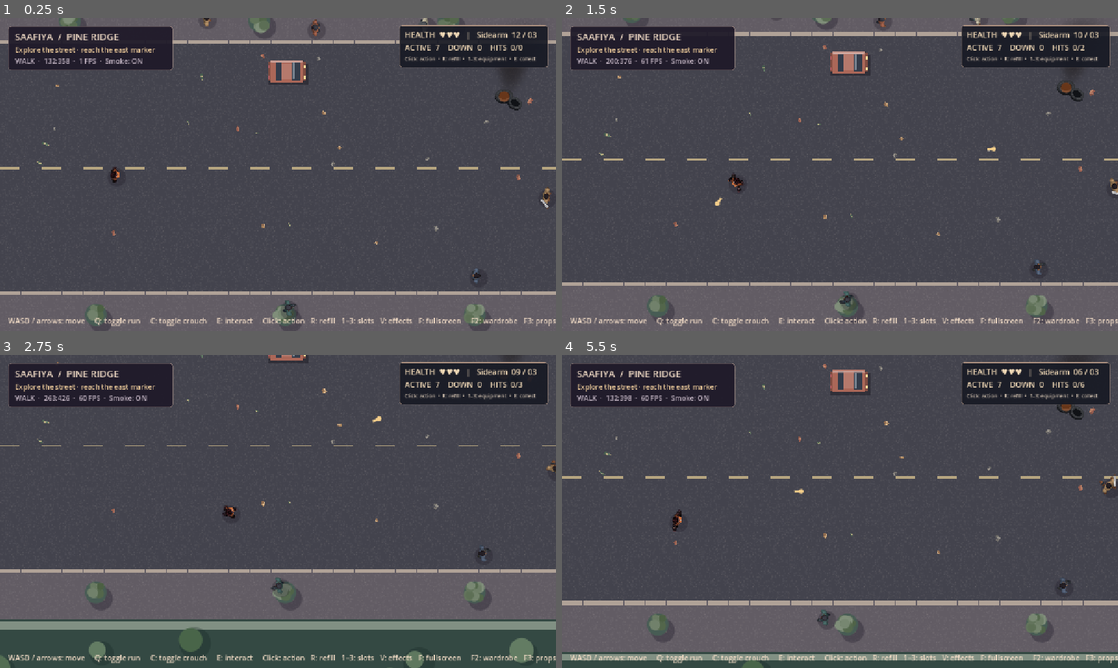
Above: before the commit, frames 1-4 (two rows, left to right).
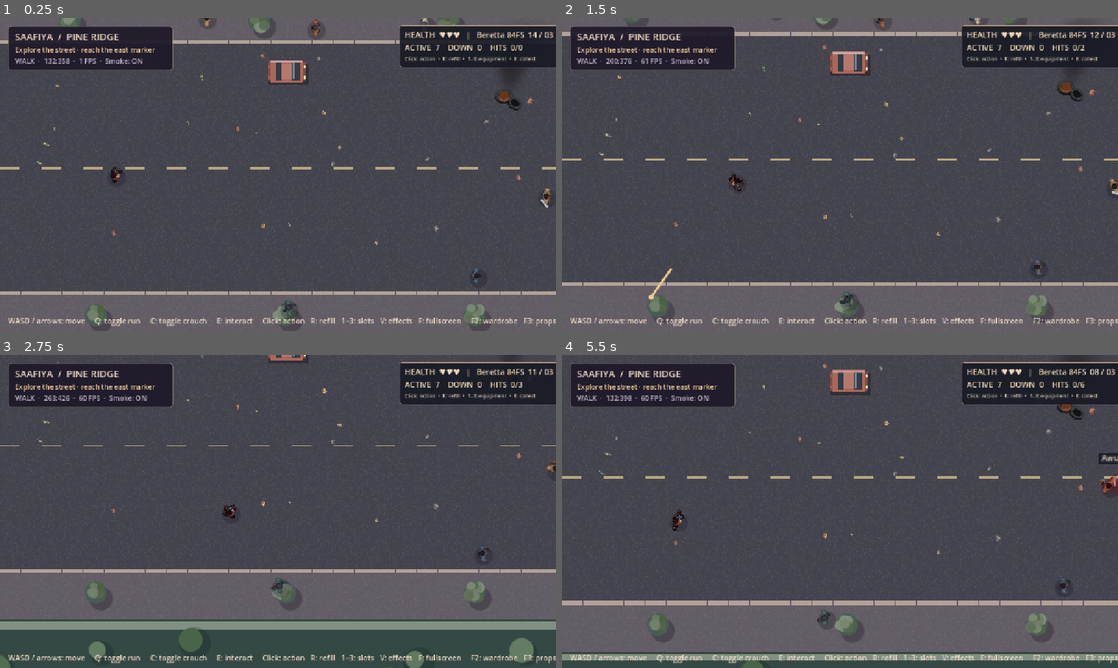
Above: after the commit, the same moments.

Repository: cryogenized-spec/Pineridge-Crisis-Saafiya-s-Revenge
Game: Godot game, scene res://scenes/main.tscn
Two runs of this game, one before a commit and one after it. Both use one fixed random seed, a clock stepped at 60 frames per second and the inputs below.
Inputs (mouse positions are in pixels of both pictures, inside the frame that each line leads up to):
- Up to frame 1 (0.25 s): no input
- Up to frame 2 (1.5 s): tap Enter at 0.5 s; move the mouse to (962, 158) at 0.52 s; hold Right 0.53-1.28 s; tap R at 0.6 s; click (962, 158) at 0.67 s; tap 1 at 0.8, 1.35 s; move the mouse to (728, 190) at 1.27 s; hold Down from 1.28 s (still down); click (728, 190) at 1.42 s
- Up to frame 3 (2.75 s): tap 2 at 1.55, 2.1 s; move the mouse to (333, 442) at 2.02 s; release Down at 2.03 s; hold Right from 2.03 s (still down); click (333, 442) at 2.17 s; tap 3 at 2.3 s
- Up to frame 4 (5.5 s): move the mouse to (812, 574) at 2.77 s; release Right at 2.78 s; hold Up 2.78-3.53 s; tap 3 at 2.85, 5.3 s; click (812, 574) at 2.92 s; tap R at 3.05, 3.6 s; move the mouse to (1006, 558) at 3.52 s; hold Left 3.53-5.03 s; click (1006, 558) at 3.67 s; tap 1 at 3.8, 4.35 s; move the mouse to (673, 464) at 4.27 s; click (673, 464) at 4.42 s; tap 2 at 4.55, 5.1 s; move the mouse to (867, 511) at 5.02 s; hold Down from 5.03 s (still down); click (867, 511) at 5.17 s

The runs differ from the first frame. In frame 1, 0.4% of the frame differs, in the area x 20-100%, y 2-50%; in frame 2, 0.5%; in frame 3, 0.4%; in frame 4, 0.6%, in the area x 20-100%, y 2-53%.

Commit message:
Wire left-handed 84FS visuals, CZ and AK audio events, and legacy NPC callouts

Diff:
--- a/scripts/character_feedback.gd
+++ b/scripts/character_feedback.gd
@@ -5,6 +5,8 @@
 var state: State = State.IDLE
 var time := 0.0
 var alert := ""
+var caption := ""
+var caption_time := 0.0
 var alert_time := 0.0
 var marked := false
 var blood_enabled := true
@@ -23,16 +25,24 @@
 	alert = symbol if symbol in ["?","!"] else ""
 	alert_time = 1.8 if not alert.is_empty() else 0.0
 
+func show_caption(value: String) -> void:
+	caption = value
+	caption_time = 1.35
+	queue_redraw()
+
 func reset() -> void:
 	select(State.IDLE)
 	carried = false
 	marked = false
 	alert = ""
 	alert_time = 0.0
+	caption = ""
+	caption_time = 0.0
 
 func advance(delta: float) -> void:
 	time += delta
 	alert_time = maxf(0.0,alert_time-delta)
+	caption_time = maxf(0.0,caption_time-delta)
 	if state == State.PICKUP and time >= LENGTHS[State.PICKUP]:
 		select(State.CARRY)
 	elif state == State.SET_DOWN and time >= LENGTHS[State.SET_DOWN]:
@@ -78,3 +88,10 @@
 		draw_circle(center,6.5,Color(0.10,0.11,0.15,0.92*alpha),true,-1,true)
 		draw_arc(center,6.5,0,TAU,32,Color(0.87,0.74,0.47,alpha),0.7,true)
 		draw_string(ThemeDB.fallback_font,center+Vector2(-3.2,3.5),alert,HORIZONTAL_ALIGNMENT_LEFT,-1,11,Color(0.96,0.86,0.67,alpha))
+
+	if caption_time > 0.0 and not caption.is_empty():
+		var fade := clampf(caption_time * 2.8,0.0,1.0)
+		var width := maxf(25.0,float(caption.length())*5.7)
+		var pos := Vector2(-width*0.5,-38.0)
+		draw_rect(Rect2(pos,Vector2(width,12)),Color(0.10,0.10,0.15,fade*0.86),true)
+		draw_string(ThemeDB.fallback_font,pos+Vector2(3,9),caption,HORIZONTAL_ALIGNMENT_LEFT,-1,9,Color(0.97,0.91,0.81,fade))
--- a/scripts/encounter.gd
+++ b/scripts/encounter.gd
@@ -6,9 +6,10 @@
 const Props = preload("res://scripts/prop_library.gd")
 const BLOOD_STAIN = preload("res://assets/fx/blood_stain.svg")
 const Audio = preload("res://scripts/preview_audio.gd")
+const WeaponVisual = preload("res://scripts/weapon_visual.gd")
 const KIT := [
-	{"name":"Sidearm","size":12,"interval":0.24,"travel":420.0},
-	{"name":"Backup","size":10,"interval":0.31,"travel":400.0},
+	{"name":"Beretta 84FS","size":13,"interval":0.24,"travel":2400.0},
+	{"name":"CZ 75 P-07","size":12,"interval":0.31,"travel":2200.0},
 	{"name":"Long arm","size":24,"interval":0.14,"travel":490.0}
 ]
 const ROLES := {
@@ -22,6 +23,8 @@
 var avatar: Node2D
 var street: Node2D
 var audio: Node
+var held_visual: Node2D
+var shout_cooldown := 0.0
 var rng := RandomNumberGenerator.new()
 var actors: Array[Dictionary] = []
 var shots: Array[Dictionary] = []
@@ -34,7 +37,7 @@
 var cooldown := 0.0
 var reload_clock := 0.0
 var slot := 0
-var rounds := [12,10,24]
+var rounds := [14,12,24]
 var spares := [3,1,1]
 var unlocked := [true,false,false]
 var shots_fired := 0
@@ -55,6 +58,10 @@
 	rng.seed = 4872011
 	audio = Audio.new()
 	add_child(audio)
+	held_visual = WeaponVisual.new()
+	held_visual.configure(avatar)
+	held_visual.z_index = 6
+	add_child(held_visual)
 	spawn_group(false)
 	make_hud()
 	smoke_test = "--encounter-smoke" in OS.get_cmdline_user_args()
@@ -103,7 +110,7 @@
 		"max":int(ROLES[kind]["life"]),"alerted":false,
 		"cooldown":rng.randf_range(0.4,1.3),"attack":0.0,
 		"reaction":0.0,"wander":rng.randf_range(0,TAU),
-		"origin":at,"down":false,"visible_prop":true
+		"origin":at,"down":false,"visible_prop":true,"flee_said":false
 	})
 
 func make_hud() -> void:
@@ -177,6 +184,8 @@
 	if number < 0 or number >= KIT.size() or not unlocked[number]:
 		return
 	slot = number
+	if is_instance_valid(held_visual):
+		held_visual.choose_slot(slot)
 	reload_clock = 0.0
 	audio.play_cue("pickup")
 	update_hud()
@@ -187,8 +196,8 @@
 		return
 	if reload_clock > 0.0 or spares[slot] <= 0 or rounds[slot] >= int(KIT[slot]["size"]):
 		return
-	reload_clock = 1.0
-	audio.play_cue("pickup")
+	reload_clock = 1.35 if slot == 2 else 1.0
+	audio.play_cue("akm_reload" if slot == 2 else "beretta_reload" if slot == 0 else "cz75_reload")
 
 func fire_player() -> void:
 	if finished or player_hp <= 0 or cooldown > 0.0 or reload_clock > 0.0:
@@ -203,12 +212,14 @@
 	if heading.length_squared() < 0.01:
 		heading=Vector2.RIGHT
 	add_shot(avatar.position+heading*10.0,heading,true,"spark",float(KIT[slot]["travel"]))
-	audio.play_cue("fire")
+	if is_instance_valid(held_visual):
+		held_visual.burst()
+	audio.play_cue("beretta_84fs_shot" if slot == 0 else ("cz75_shot" if slot == 1 else "fire"))
 	update_hud()
 
 func add_shot(start: Vector2, direction: Vector2, friendly: bool, kind: String, velocity: float) -> void:
 	shots.append({"point":start,"prior":start,"vector":direction.normalized()*velocity,
-	"friendly":friendly,"kind":kind,"life":1.05,"rotation":rng.randf_range(0,TAU)})
+	"friendly":friendly,"kind":kind,"life":0.32 if friendly else 1.05,"rotation":rng.randf_range(0,TAU)})
 	if shots.size()>90:
 		shots.pop_front()
 
@@ -249,6 +260,7 @@
 	var feedback = target["feedback"]
 	target["reaction"]=0.28
 	feedback.marked=true
+	feedback.show_caption("Awu…")
 	add_ground_mark(target["body"].position,1.3 if int(target["hp"]) <= 0 else 0.8)
 	if int(target["hp"]) <= 0:
 		target["down"]=true
@@ -271,7 +283,7 @@
 	add_ground_mark(avatar.position,0.6)
 	audio.play_cue("reaction")
 	if player_hp <= 0:
-		audio.play_cue("down")
+		audio.play_cue("saafiya_death")
 	update_hud()
 
 func update_character(target: Dictionary, delta: float) -> void:
@@ -301,11 +313,19 @@
 		if not bool(target["alerted"]):
 			target["alerted"]=true
 			feedback.show_alert("?")
-			audio.play_cue("alert")
+			feedback.show_caption("Nangu!")
+			if shout_cooldown <= 0.0:
+				audio.play_cue("crowd_shout")
+				shout_cooldown = 3.2
+			else:
+				audio.play_cue("alert")
 		elif feedback.alert_time<=0.0 and feedback.alert=="?":
 			feedback.show_alert("!")
 		if target["kind"] == "runner":
 			if distance < 95.0:
+				if not bool(target["flee_said"]):
+					target["flee_said"] = true
+					feedback.show_caption("Baleka!")
 				motion = -to_avatar.normalized()*float(ROLES["runner"]["speed"])*delta
 		elif target["kind"] in ["knife","cudgel"]:
 			if distance>float(ROLES[target["kind"]]["reach"]):
@@ -356,11 +376,12 @@
 		s["rotation"]+=delta*9.0
 		s["life"]-=delta
 		var p: Vector2=s["point"]
+		var previous: Vector2=s["prior"]
 		var remove: bool = float(s["life"])<=0.0 or street.blocked(p,2.0)
 		if not remove:
 			if bool(s["friendly"]):
 				for enemy in actors:
-					if not bool(enemy["down"]) and enemy["body"].position.distance_to(p) < 12.0:
+					if not bool(enemy["down"]) and Geometry2D.get_closest_point_to_segment(enemy["body"].position,previous,p).distance_to(enemy["body"].position) < 12.0:
 						hit_enemy(enemy,1)
 						shots_hit+=1
 						remove=true
@@ -384,6 +405,9 @@
 	elapsed+=delta
 	cooldown=maxf(0.0,cooldown-delta)
 	player_invincible=maxf(0.0,player_invincible-delta)
+	shout_cooldown=maxf(0.0,shout_cooldown-delta)
+	if is_instance_valid(held_visual):
+		held_visual.reload_amount = clampf(reload_clock,0.0,1.0)
 	if reload_clock>0:
 		reload_clock=maxf(0.0,reload_clock-delta)
 		if reload_clock<=0:
--- a/scripts/preview_audio.gd
+++ b/scripts/preview_audio.gd
@@ -1,37 +1,57 @@
 extends Node
-# Replaceable, deliberately abstract cues, not recordings of weapons.
-var player: AudioStreamPlayer
-const CUES := {"pickup":440.0,"set_down":280.0,"alert":660.0,"reaction":210.0,"reset":520.0,"fire":350.0,"down":190.0}
+# Replaceable event audio. Multiple overlapping voices and sounds are supported.
+const CHANNELS := 7
+const CUES := {
+	"pickup":440.0,"set_down":280.0,"alert":660.0,
+	"reaction":210.0,"reset":520.0,"fire":350.0,
+	"down":190.0,"beretta_84fs_shot":350.0,
+	"cz75_shot":390.0,"beretta_reload":300.0,
+	"cz75_reload":310.0,"akm_reload":270.0,
+	"saafiya_death":175.0,"crowd_shout":270.0
+}
+var players: Array[AudioStreamPlayer] = []
+var cached: Dictionary = {}
+var cursor := 0
 
 func _ready() -> void:
-	player = AudioStreamPlayer.new()
-	player.volume_db = -16.0
-	add_child(player)
+	for i in range(CHANNELS):
+		var p := AudioStreamPlayer.new()
+		p.volume_db=-16.0
+		add_child(p)
+		players.append(p)
 
-func play_cue(id: String) -> void:
-	if player == null:
-		return
+func stream_for(id: String) -> AudioStream:
+	if cached.has(id):
+		return cached[id]
 	for ext in ["wav","ogg","mp3"]:
 		var path := "res://assets/audio/%s.%s" % [id,ext]
 		if ResourceLoader.exists(path):
-			var stream := ResourceLoader.load(path) as AudioStream
-			if stream != null:
-				player.stream = stream
-				player.play()
-				return
-	var hz := float(CUES.get(id,330.0))
+			var found := ResourceLoader.load(path) as AudioStream
+			if found != null:
+				cached[id]=found
+				return found
+	# Explicitly placeholder tones; no weapon or language sound imitation.
 	var rate := 22050
-	var count := int(rate*0.12)
+	var count := int(rate*0.11)
 	var bytes := PackedByteArray()
 	bytes.resize(count*2)
+	var hz := float(CUES.get(id,330.0))
 	for i in range(count):
-		var t := float(i)/rate
-		var envelope := sin(PI*float(i)/count)
-		var sample := int(6200.0*sin(TAU*hz*t)*envelope)
-		bytes.encode_s16(i*2,sample)
+		var t := float(i)/float(rate)
+		var fade := sin(PI*float(i)/float(count))
+		bytes.encode_s16(i*2,int(4800.0*sin(TAU*hz*t)*fade))
 	var wave := AudioStreamWAV.new()
-	wave.format = AudioStreamWAV.FORMAT_16_BITS
-	wave.mix_rate = rate
-	wave.data = bytes
-	player.stream = wave
-	player.play()
+	wave.format=AudioStreamWAV.FORMAT_16_BITS
+	wave.mix_rate=rate
+	wave.data=bytes
+	cached[id]=wave
+	return wave
+
+func play_cue(id: String) -> void:
+	if players.is_empty():
+		return
+	var selected := players[cursor]
+	cursor=(cursor+1)%CHANNELS
+	selected.stop()
+	selected.stream=stream_for(id)
+	selected.play()
Not shown, changed: docs/parity.md
